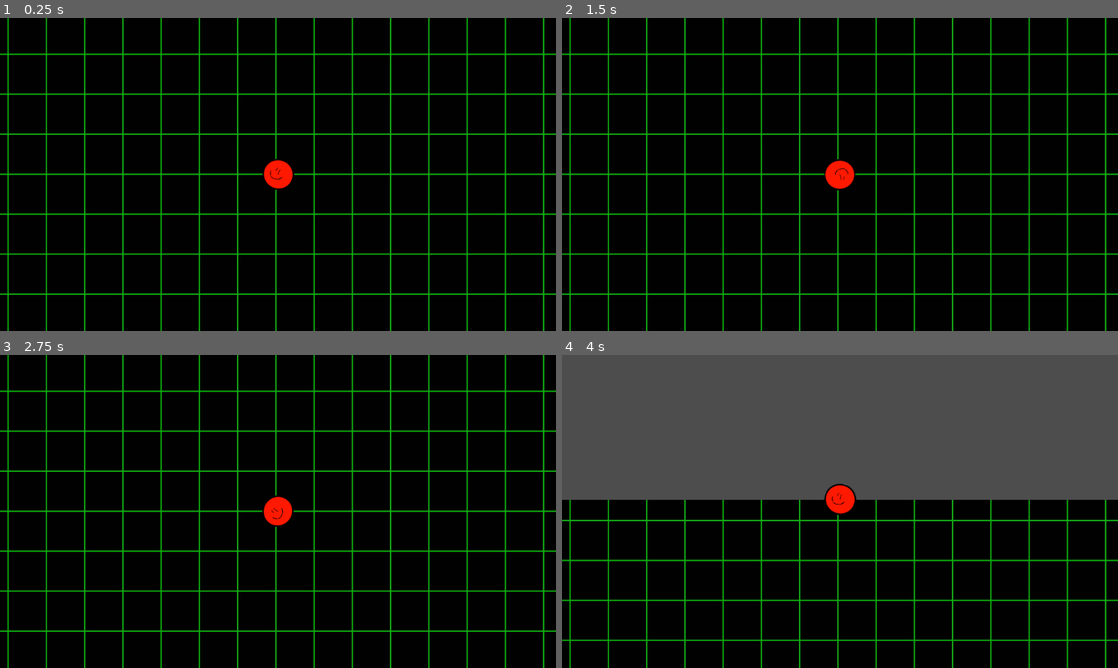
Above: before the commit, frames 1-4 (two rows, left to right).
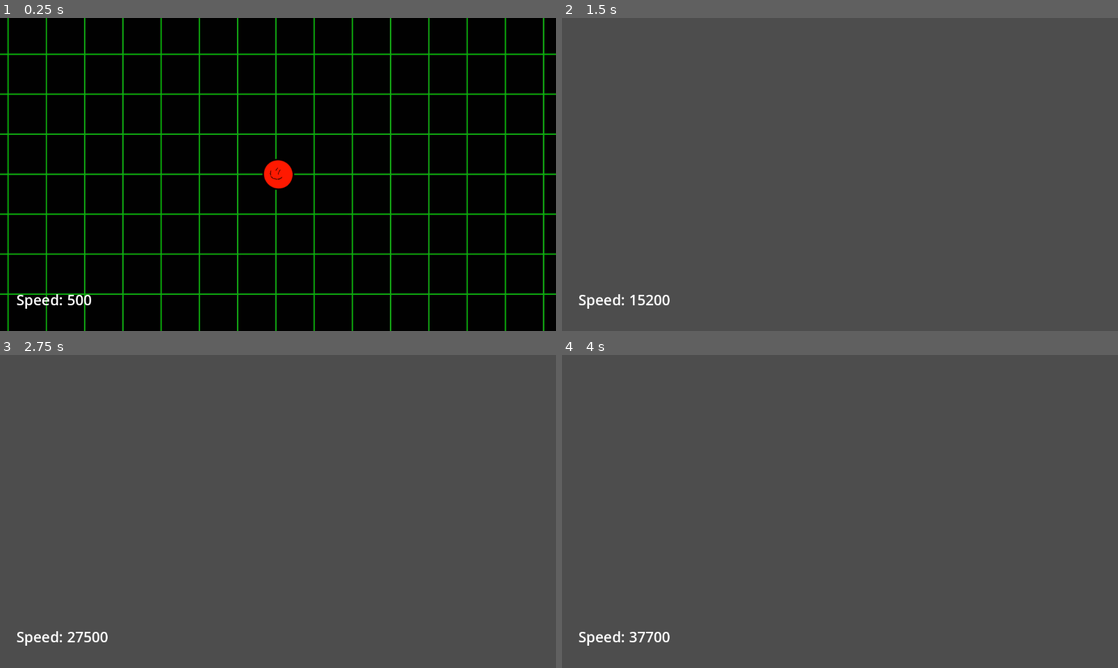
Above: after the commit, the same moments.

Repository: Beemp3-dev/top-down-game
Game: Godot game, scene res://Game.tscn
Two runs of this game, one before a commit and one after it. Both use one fixed random seed, a clock stepped at 60 frames per second and the inputs below.
Inputs (mouse positions are in pixels of both pictures, inside the frame that each line leads up to):
- Up to frame 1 (0.25 s): no input
- Up to frame 2 (1.5 s): tap Enter at 0.5 s; move the mouse to (962, 158) at 0.52 s; hold D (right) 0.53-1.28 s; hold Shift (sprint, bound only after the commit) 0.53-1.28 s; move the mouse to (728, 190) at 1.27 s; hold S (down) from 1.28 s (still down); tap Shift (sprint, bound only after the commit) at 1.35 s
- Up to frame 3 (2.75 s): tap Space at 2 s; move the mouse to (333, 442) at 2.02 s; release S (down) at 2.03 s; hold D (right) from 2.03 s (still down); hold Shift (sprint, bound only after the commit) from 2.03 s (still down)
- Up to frame 4 (4 s): tap Enter at 2.75 s; move the mouse to (812, 574) at 2.77 s; release D (right) at 2.78 s; release Shift (sprint, bound only after the commit) at 2.78 s; hold Up (ui_up) 2.78-3.53 s; tap Shift (sprint, bound only after the commit) at 2.85 s; move the mouse to (1006, 558) at 3.52 s; hold A (left) from 3.53 s (still down); hold Shift (sprint, bound only after the commit) from 3.53 s (still down)

The runs differ from the first frame. In frame 1, 0.2% of the frame differs, in the area x 3-17%, y 88-93%; in frame 2, 100%, in the area x 0-100%, y 0-100%; in frame 3, 100%; in frame 4, 54%.

Commit message:
added info chart, and working on sprinting
AAAAAHHHH

Diff:
--- a/Game.tscn
+++ b/Game.tscn
@@ -1,14 +1,17 @@
-[gd_scene load_steps=5 format=3 uid="uid://85exjavna63y"]
+[gd_scene load_steps=7 format=3 uid="uid://85exjavna63y"]
 
 [ext_resource type="Texture2D" uid="uid://1qcn1x1bukst" path="res://grids-neon-green-aesthetic-0ssuffio4ucj9o0x.jpg" id="1_u44n3"]
 [ext_resource type="Script" uid="uid://be1trbsiaigrg" path="res://player.gd" id="2_sb48q"]
 [ext_resource type="Texture2D" uid="uid://caybwa21g4d8l" path="res://Player.png" id="3_t88pq"]
+[ext_resource type="Script" uid="uid://dqkgg1es1clrj" path="res://info chart.gd" id="4_sb48q"]
 
 [sub_resource type="CircleShape2D" id="CircleShape2D_r0x5m"]
 radius = 33.0606
 
+[sub_resource type="LabelSettings" id="LabelSettings_t88pq"]
+font_size = 30
+
 [node name="Node2D" type="Node2D"]
-position = Vector2(-4, 0)
 
 [node name="background" type="Sprite2D" parent="."]
 position = Vector2(-3, -2)
@@ -27,3 +30,15 @@
 [node name="Camera2D" type="Camera2D" parent="Player"]
 position_smoothing_enabled = true
 position_smoothing_speed = 3.5
+
+[node name="CanvasLayer" type="CanvasLayer" parent="."]
+
+[node name="Label" type="Label" parent="CanvasLayer"]
+offset_left = 34.0
+offset_top = 562.0
+offset_right = 167.0
+offset_bottom = 626.0
+mouse_default_cursor_shape = 2
+text = "speed"
+label_settings = SubResource("LabelSettings_t88pq")
+script = ExtResource("4_sb48q")
--- /dev/null
+++ b/info chart.gd
@@ -0,0 +1,6 @@
+extends Label
+
+@onready var label: Label = $"."
+
+func _process(_delta: float) -> void:
+	label.text = ("Speed: " + str(Player.speed))
--- a/player.gd
+++ b/player.gd
@@ -1,11 +1,17 @@
 extends CharacterBody2D
 
 var speed = 500
-
-func _physics_process(delta):
+var sprint = 0
+func _physics_process(_delta):
+	speed += sprint
+	if Input.is_action_pressed("sprint"):
+		sprint = 300
+	else:
+		sprint = 0
+	@warning_ignore("shadowed_variable_base_class")
 	var velocity = Vector2.ZERO
-	velocity.x = Input.get_action_strength("ui_right") - Input.get_action_strength("ui_left")
-	velocity.y = Input.get_action_strength("ui_down") - Input.get_action_strength("ui_up")
+	velocity.x = Input.get_action_strength("right") - Input.get_action_strength("left")
+	velocity.y = Input.get_action_strength("down") - Input.get_action_strength("up")
 	velocity = velocity.normalized() * speed
 	look_at(get_global_mouse_position())
 
--- a/project.godot
+++ b/project.godot
@@ -14,6 +14,10 @@
 run/main_scene="uid://85exjavna63y"
 config/features=PackedStringArray("4.4", "GL Compatibility")
 config/icon="res://icon.svg"
+
+[autoload]
+
+Player="*res://player.gd"
 
 [display]
 
@@ -49,6 +53,13 @@
 , Object(InputEventJoypadMotion,"resource_local_to_scene":false,"resource_name":"","device":-1,"axis":0,"axis_value":1.0,"script":null)
 ]
 }
+sprint={
+"deadzone": 0.2,
+"events": [Object(InputEventKey,"resource_local_to_scene":false,"resource_name":"","device":0,"window_id":0,"alt_pressed":false,"shift_pressed":false,"ctrl_pressed":false,"meta_pressed":false,"pressed":false,"keycode":0,"physical_keycode":4194325,"key_label":0,"unicode":0,"location":0,"echo":false,"script":null)
+, Object(InputEventJoypadMotion,"resource_local_to_scene":false,"resource_name":"","device":-1,"axis":4,"axis_value":1.0,"script":null)
+, Object(InputEventJoypadButton,"resource_local_to_scene":false,"resource_name":"","device":-1,"button_index":7,"pressure":0.0,"pressed":false,"script":null)
+]
+}
 
 [rendering]
 
Not shown, added: info chart.gd.uid
